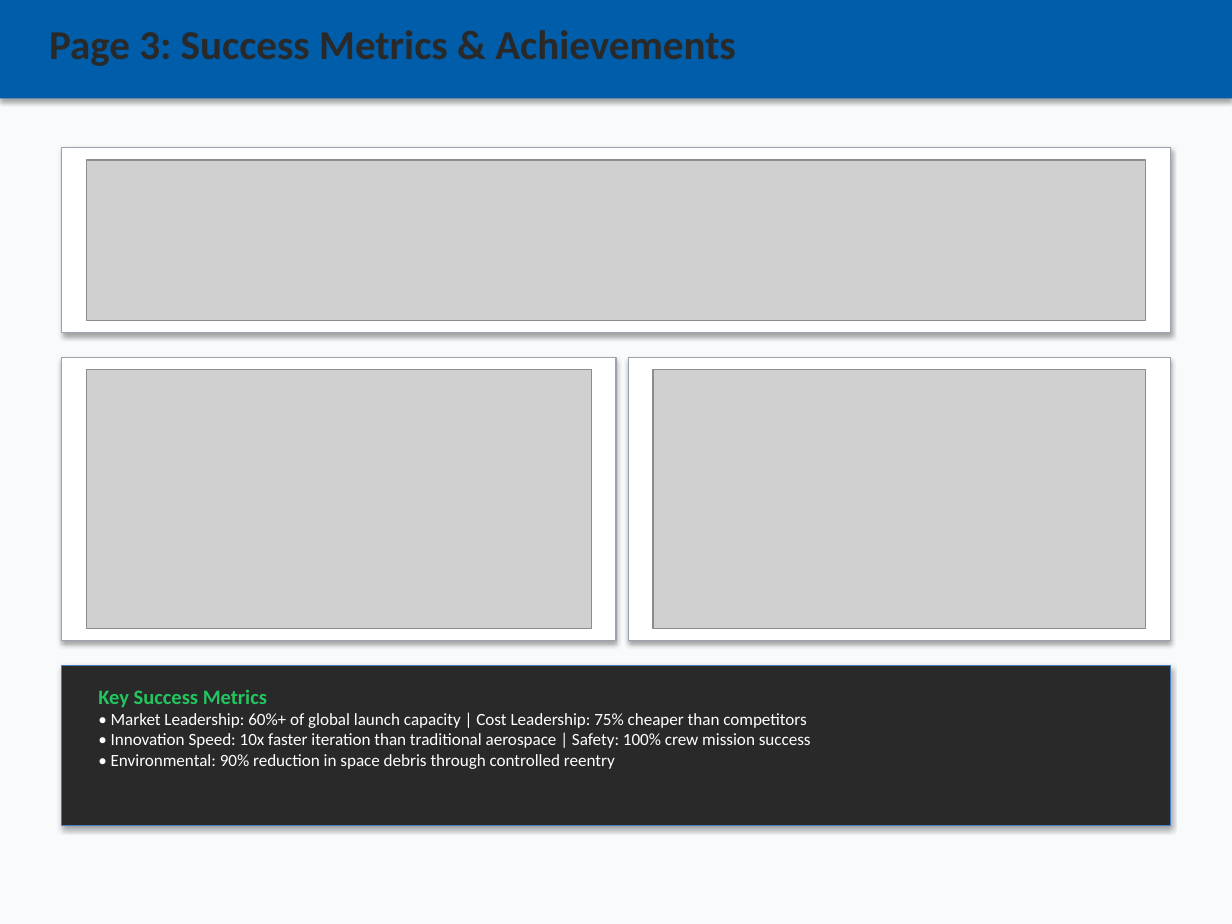
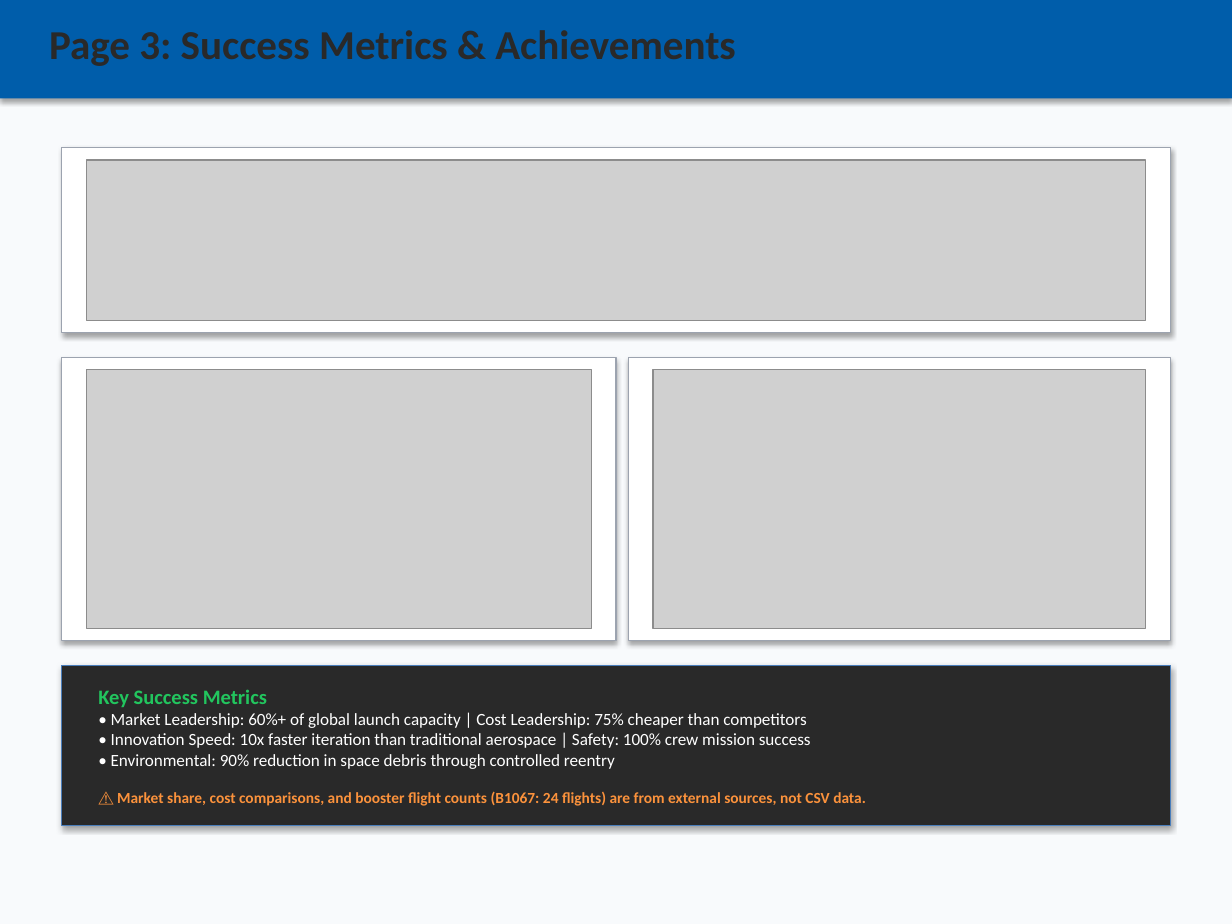
Before and after one commit to jsperson/newman_dataviz, a slide deck: slide 5 of module8/SpaceX_PowerBI_Dashboard_Design.pptx. Drawn at 1232x924 pixels with LibreOffice and Linux fonts; fonts in the diff are those of the drawing; grey boxes stand for pictures. Boxes give left, top, right and bottom in pixels: in the first picture for what was removed or moved away, otherwise in the second. Text is boxed around its words. In the diff, an @@ line names an element or a change of style, - is before the commit and + after.

```diff
--- a/module8/SpaceX_PowerBI_Dashboard_Design.pptx
+++ b/module8/SpaceX_PowerBI_Dashboard_Design.pptx
@@ text at bbox=[117, 791, 866, 806]: paragraph added @@
+⚠️ Market share, cost comparisons, and booster flight counts (B1067: 24 flights) are from external sources, not CSV data.
```
Also in this commit, not shown: 2 other slides changed.
